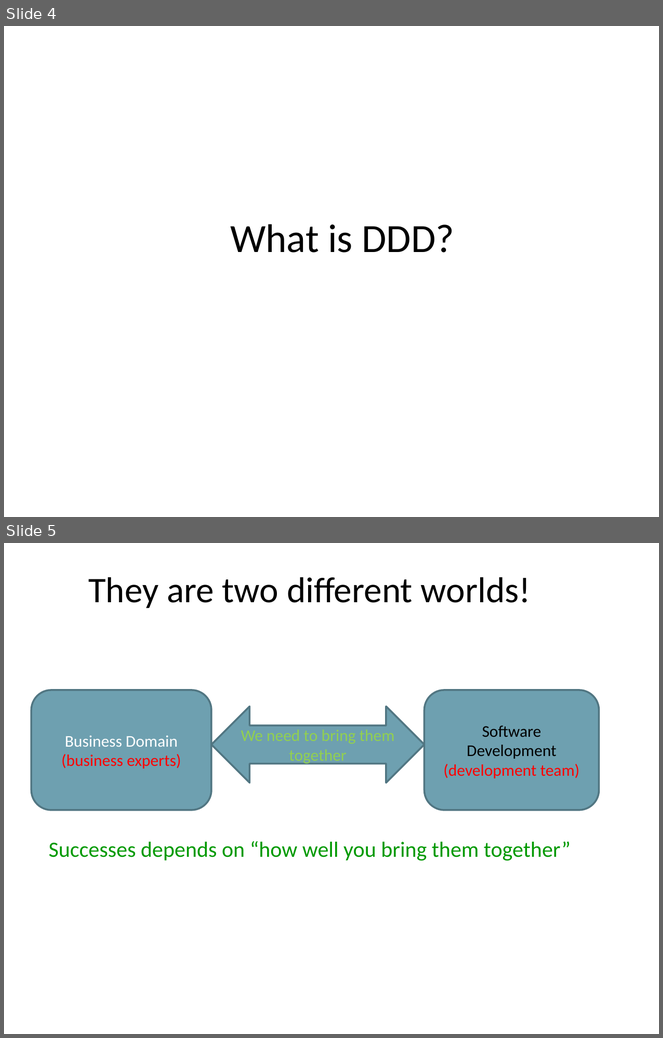
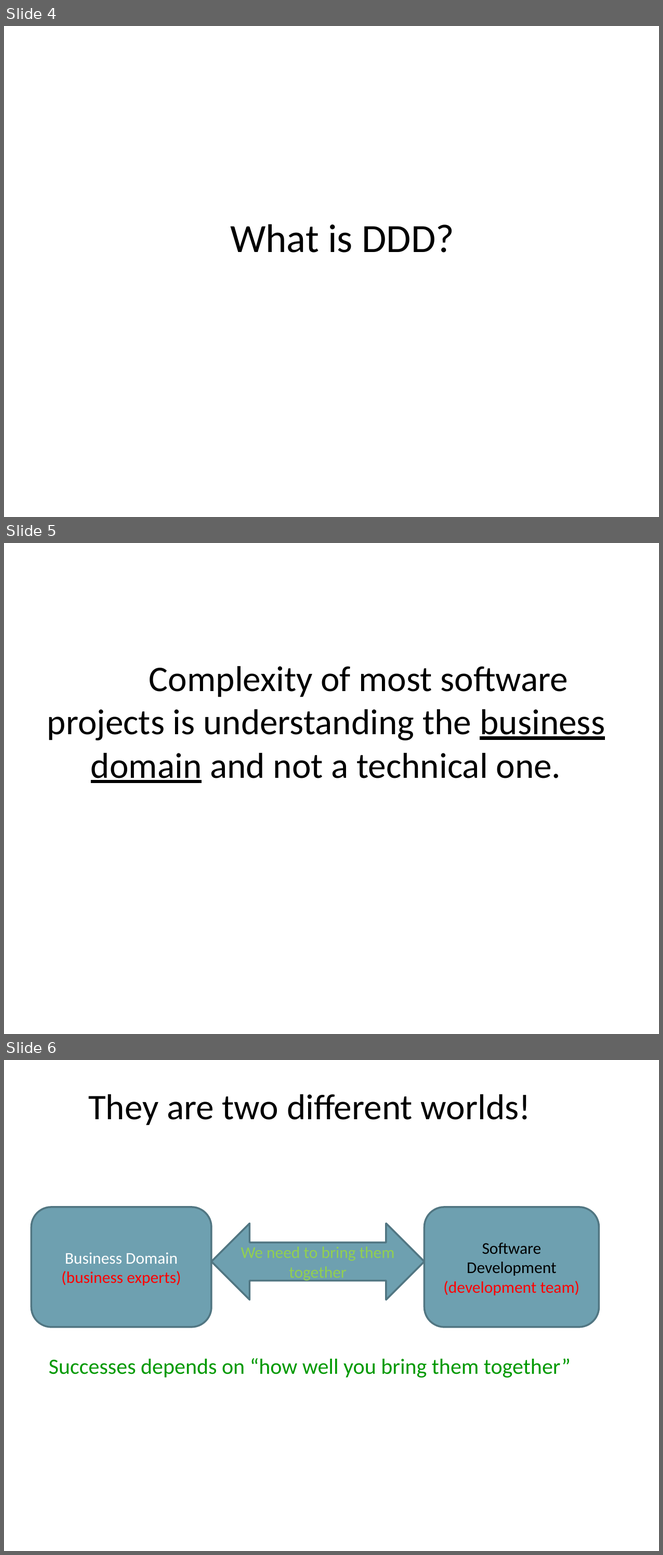
Before and after one commit to arturtv/dddpresentation, a slide deck: Domain-DrivenDesign.A.Trosin.pptx. Shown one above the other, each under a label of ours: slides 4 and 5 before the commit, slides 4, 5 and 6 after it. The pictures are 663x1038 and 663x1555 pixels, drawn with LibreOffice and Linux fonts; fonts in the diff are those of the drawing. Boxes give left, top, right and bottom in pixels: in the first picture for what was removed or moved away, otherwise in the second. Text is boxed around its words. In the diff, an @@ line names an element or a change of style, - is before the commit and + after.

```diff
--- a/Domain-DrivenDesign.A.Trosin.pptx
+++ b/Domain-DrivenDesign.A.Trosin.pptx
@@ slide 5 added at box(4, 543, 659, 1034), background #FFFFFF @@
@@ title added at box(47, 666, 605, 783), 39.6 pt, text #000000 @@
+Complexity of most software projects is understanding the business domain and not a technical one.
@@ what was slide 5 is now slide 6 @@
```
Also in this commit, not shown: 1 other slide added.
